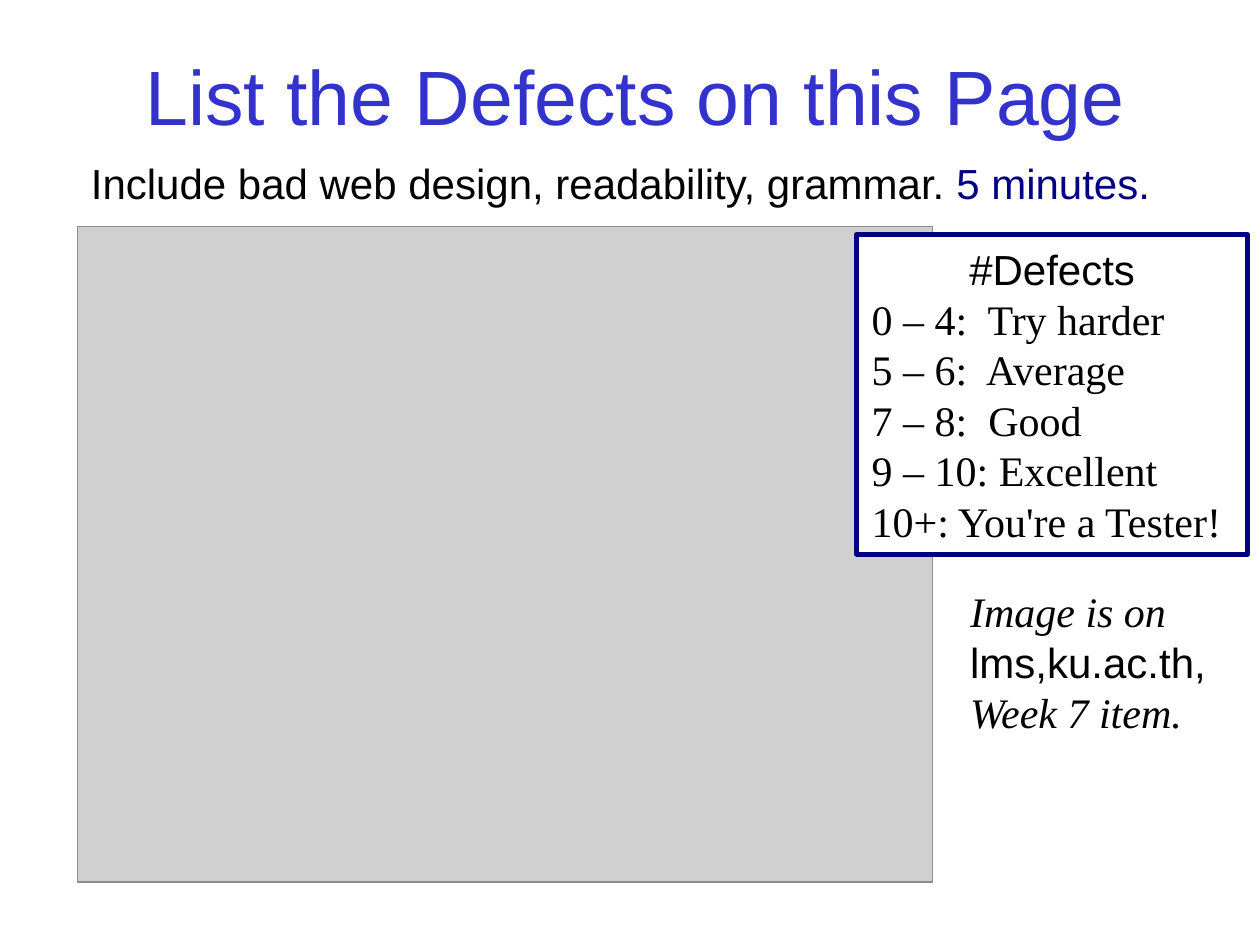
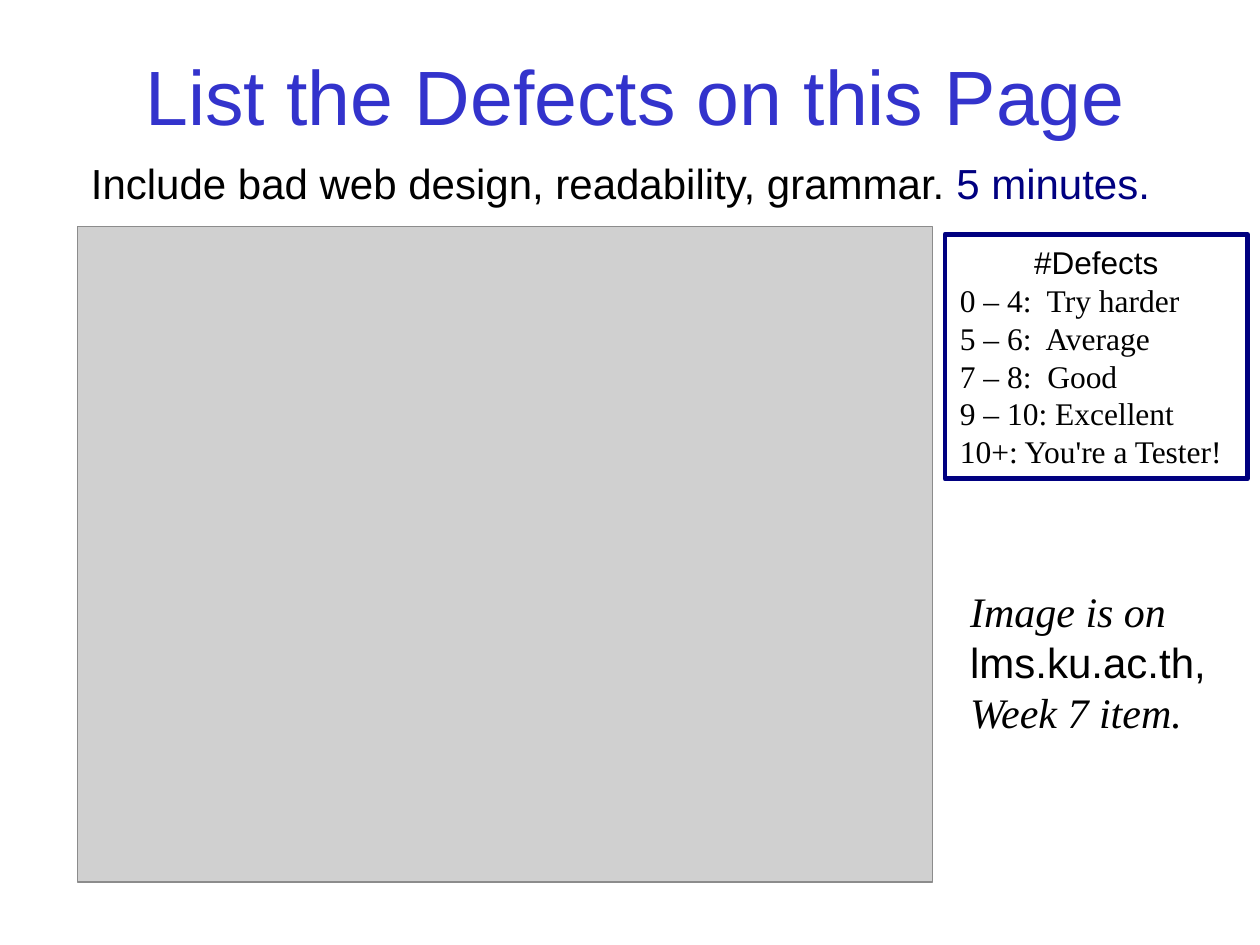
Before and after one commit to jbrucker/SoftwareProcess, a slide deck: slide 2 of week7/Testing-Exercise.ppt. Drawn at 1260x945 pixels with LibreOffice and Linux fonts; fonts in the diff are those of the drawing; grey boxes stand for pictures. Boxes give left, top, right and bottom in pixels: in the first picture for what was removed or moved away, otherwise in the second. Text is boxed around its words. In the diff, an @@ line names an element or a change of style, - is before the commit and + after.

Commit message:
fix typos

```diff
--- a/week7/Testing-Exercise.ppt
+++ b/week7/Testing-Exercise.ppt
@@ rectangle "#Defects": place and size @@
-rectangle "#Defects" at (857,234,1247,554)
+rectangle "#Defects" at (945,234,1247,479)
@@ rectangle "#Defects" at (945,234,1247,479): size 24 to 18 pt @@
@@ text at (970,599,1206,729): text changed @@
-Image is on lms,ku.ac.th, Week 7 item.
+Image is on lms.ku.ac.th, Week 7 item.
```
Also in this commit, not shown: 2 other slides changed.
